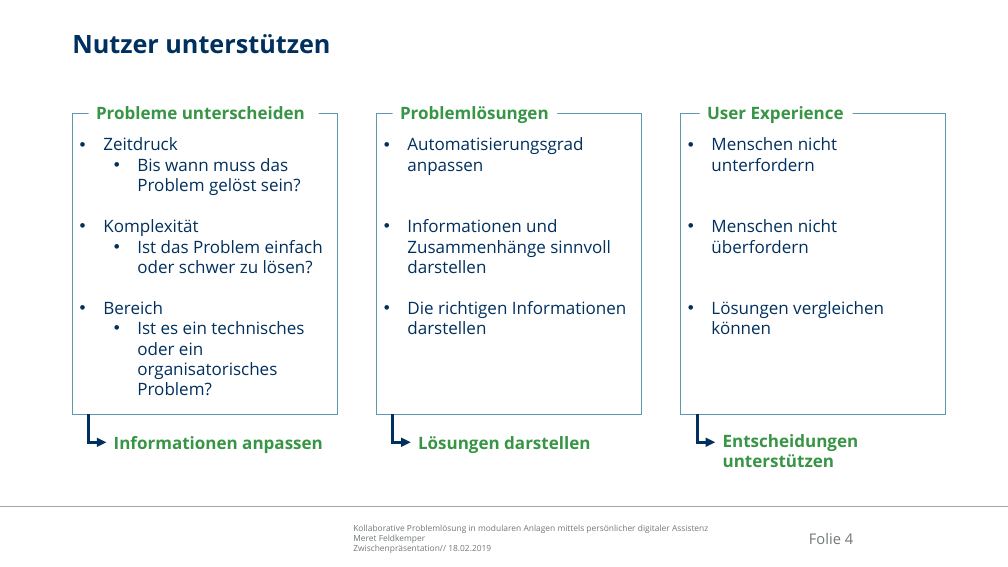
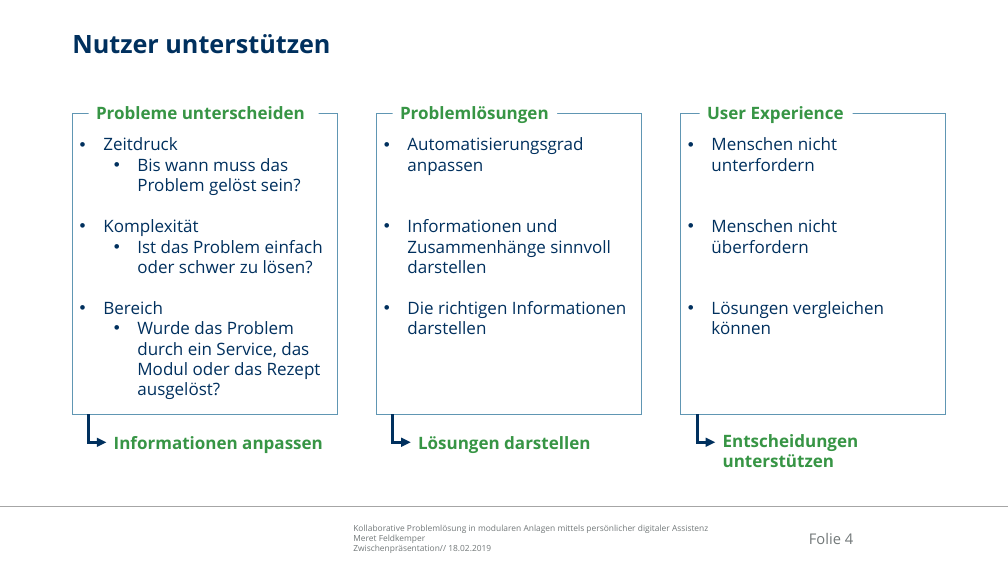
Before and after one commit to Ral3007/Diplomarbeit, a slide deck: slide 4 of Dokumente/Präsentationen/2019-02-18_DA_Feldkemper_Zwischenpräsentation.pptx. Drawn at 1008x567 pixels with LibreOffice and Linux fonts; fonts in the diff are those of the drawing; background and template pictures are left out. Boxes give left, top, right and bottom in pixels: in the first picture for what was removed or moved away, otherwise in the second. Text is boxed around its words. In the diff, an @@ line names an element or a change of style, - is before the commit and + after.

```diff
--- a/Dokumente/Präsentationen/2019-02-18_DA_Feldkemper_Zwischenpräsentation.pptx
+++ b/Dokumente/Präsentationen/2019-02-18_DA_Feldkemper_Zwischenpräsentation.pptx
@@ text in rectangle at (137,321,321,399): text changed @@
-  • Ist es ein technisches oder ein organisatorisches Problem?
+  • Wurde das Problem durch ein Service, das Modul oder das Rezept ausgelöst?
```
Also in this commit, not shown: 2 other slides changed, 6 other files.
